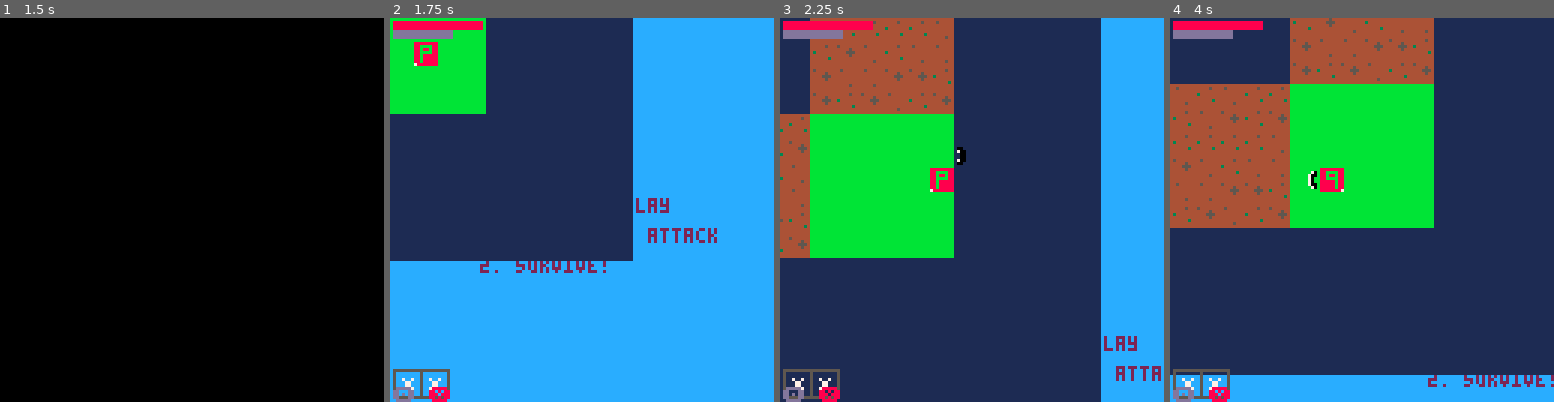
Above: before the commit, frames 1-4 (left to right).
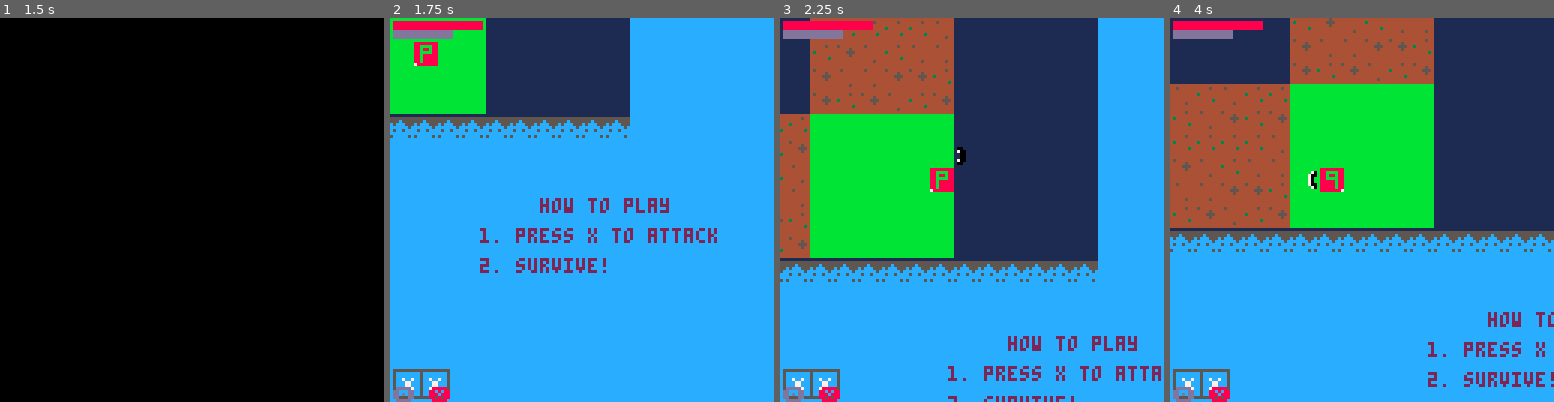
Above: after the commit, the same moments.

Repository: FrederikHR/GDB
Game: PICO-8 cartridge NewGame/main.p8
The game is run twice, just before and just after one commit, with the same random seed, the same clock (stepped at 60 frames per second) and the same inputs.
Inputs:
- Up to frame 1 (1.5 s): tap X (X key) at 0.33, 1.07 s; tap O (Z key) at 0.7 s
- Up to frame 2 (1.75 s): hold Right from 1.6 s (still down); tap O (Z key) at 1.7 s
- Up to frame 3 (2.25 s): tap X (X key) at 1.85 s; release Right at 2.1 s; tap O (Z key) at 2.1 s; hold Up from 2.15 s (still down)
- Up to frame 4 (4 s): release Up at 2.42 s; hold Right 2.47-3.03 s; tap O (Z key) every 0.4 s from 2.5 to 3.7 s; tap X (X key) at 2.97 s; hold Left 3.08-3.58 s; hold Down 3.63-3.97 s

Frame 1 is identical in both runs. In frame 2, 24% of the frame differs, in the area x 0-64%, y 0-64%; in frame 3, 31%; in frame 4, 37%, in the area x 0-100%, y 55-93%.

Commit message:
not drawing walls around maze

Diff:
--- a/NewGame/main.p8
+++ b/NewGame/main.p8
@@ -69,14 +69,14 @@
 00000000000000000000000000000000000000000000000000000000000000000000000000000000000000000000000000000000000000000000000000000000
 00000000000000000000000000000000000000000000000000000000000000000000000000000000000000000000000000000000000000000000000000000000
 00000000000000000000000000000000000000000000000000000000000000000000000000000000000000000000000000000000000000000000000000000000
-00000000000000000000000000000000000000000000000000000000000000000000000000000000000000000000000000000000000000000000000000000000
-00000000000000000000000000000000000000000000000000000000000000000000000000000000000000000000000000000000000000000000000000000000
-00000000000000000000000000000000000000000000000000000000000000000000000000000000000000000000000000000000000000000000000000000000
-00000000000000000000000000000000000000000000000000000000000000000000000000000000000000000000000000000000000000000000000000000000
-00000000000000000000000000000000000000000000000000000000000000000000000000000000000000000000000000000000000000000000000000000000
-00000000000000000000000000000000000000000000000000000000000000000000000000000000000000000000000000000000000000000000000000000000
-00000000000000000000000000000000000000000000000000000000000000000000000000000000000000000000000000000000000000000000000000000000
-00000000000000000000000000000000000000000000000000000000000000000000000000000000000000000000000000000000000000000000000000000000
+11111111111111110000000000000000000000000000000000000000000000000000000000000000000000000000000000000000000000000000000000000000
+55555555111111110000000000000000000000000000000000000000000000000000000000000000000000000000000000000000000000000000000000000000
+55505555111111110000000000000000000000000000000000000000000000000000000000000000000000000000000000000000000000000000000000000000
+05000555111111110000000000000000000000000000000000000000000000000000000000000000000000000000000000000000000000000000000000000000
+00000050111111110000000000000000000000000000000000000000000000000000000000000000000000000000000000000000000000000000000000000000
+05005000111111110000000000000000000000000000000000000000000000000000000000000000000000000000000000000000000000000000000000000000
+00000000111111110000000000000000000000000000000000000000000000000000000000000000000000000000000000000000000000000000000000000000
+50000050111111110000000000000000000000000000000000000000000000000000000000000000000000000000000000000000000000000000000000000000
 44444444444444444444444400000000000000000000000000000000000000000000000000000000000000000000000000000000000000000000000000000000
 44544444454444444444454400000000000000000000000000000000000000000000000000000000000000000000000000000000000000000000000000000000
 44444444444445444444444400000000000000000000000000000000000000000000000000000000000000000000000000000000000000000000000000000000
--- a/NewGame/scripts/levelgen/init.lua
+++ b/NewGame/scripts/levelgen/init.lua
@@ -22,12 +22,13 @@
 function draw_maze_room(x,y,room,scale,ox,oy)
 
     --rectfill(x*scale+ox, y*scale+oy, x*scale+scale+ox, y*scale+scale+oy, 7)
-    draw_tile("floor",x,y,scale,ox,oy)
+    if (not room.is_wall) draw_tile("floor",x,y,scale,ox,oy)
     if room.goal then
         rectfill(x*scale+ox, y*scale+oy, x*scale+scale+ox, y*scale+scale+oy, 11)
     end
     if room.is_wall then
-        rectfill(x*scale+ox, y*scale+oy, x*scale+scale+ox, y*scale+scale+oy, 1)
+        --rectfill(x*scale+ox, y*scale+oy, x*scale+scale+ox, y*scale+scale+oy, 1)
+        draw_tile("wall",x,y,scale,ox,oy)
         if room.goal then
             rectfill(x*scale+ox, y*scale+oy, x*scale+scale+ox, y*scale+scale+oy, 9)
         end
@@ -42,6 +43,13 @@
     for i=0,scale\8-1 do
         for j=0,scale\8-1 do
             if (type=="floor") spr(rnd(floors),x*scale+ox+i*8,y*scale+oy+j*8)
+            if (type=="wall") then
+                if y==#maze[1] and j==0 then
+                    spr(96,x*scale+ox+i*8,y*scale+oy+j*8)
+                elseif y!=#maze[1] then
+                    spr(97,x*scale+ox+i*8,y*scale+oy+j*8)
+                end
+            end
         end
     end
 end
